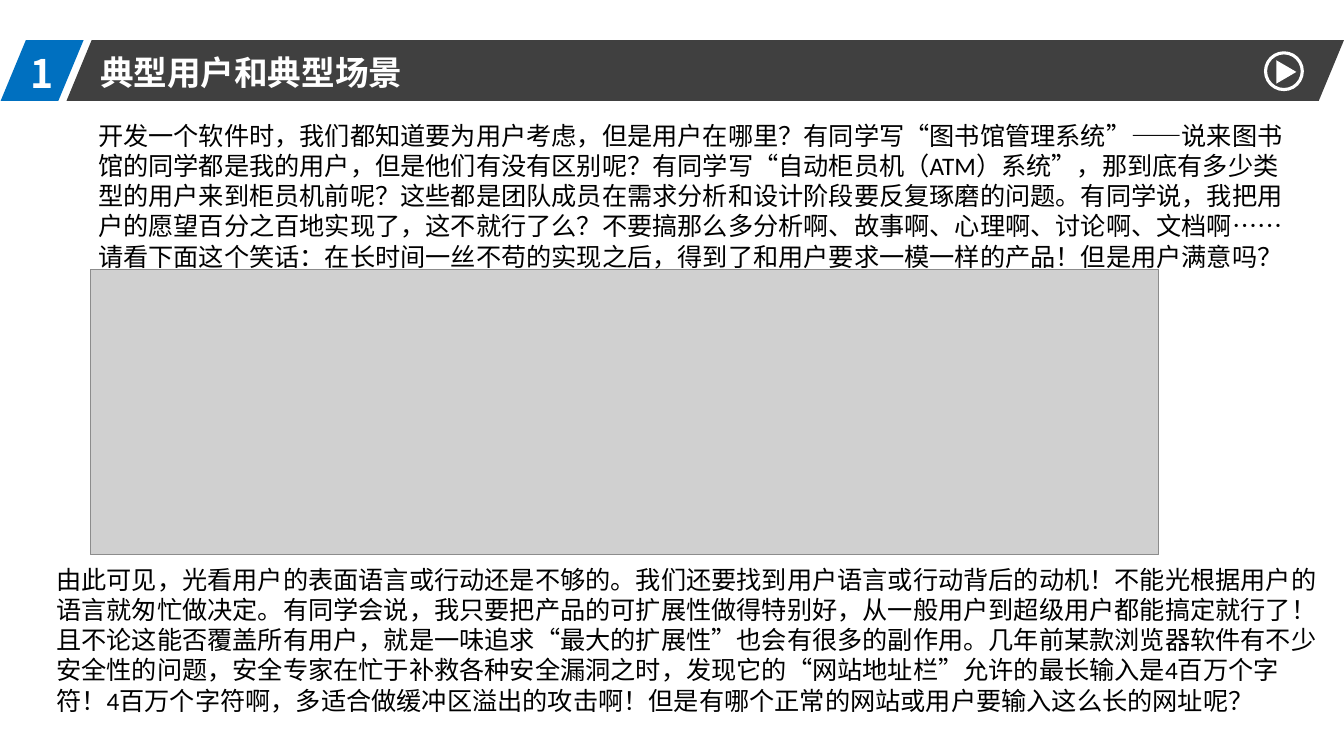
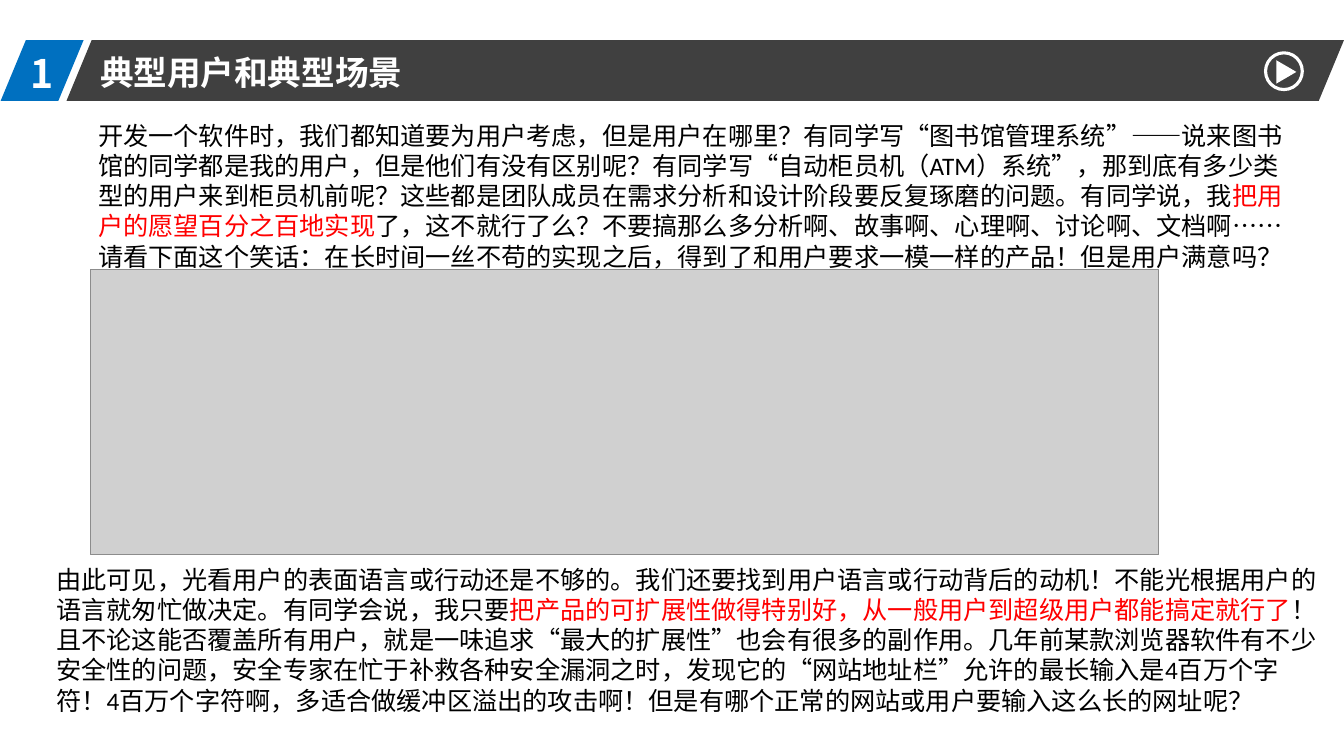
Before and after one commit to xiandairuangong17/CANTool, a slide deck: slide 4 of ppt-resource/xiandairuanjiangongcheng.pptx. Drawn at 1344x756 pixels with LibreOffice and Linux fonts; fonts in the diff are those of the drawing; grey boxes stand for pictures. Boxes give left, top, right and bottom in pixels: in the first picture for what was removed or moved away, otherwise in the second. Text is boxed around its words. In the diff, an @@ line names an element or a change of style, - is before the commit and + after.

```diff
--- a/ppt-resource/xiandairuanjiangongcheng.pptx
+++ b/ppt-resource/xiandairuanjiangongcheng.pptx
@@ text "开发一个软件时，我们都知道要为用户考虑，但是用户在哪里？有同学写“图书馆管理系统”——说来图书馆的同学都是我的用户，但是 ..." at [98, 123, 1282, 272]: text colour #000000 to #FF0000 in "开发一个软件时，我们都知道要为用户考虑，但是用户在哪里？有同学写“图书馆管理系统”——说来图书馆的同学都是我的用户，但是 ..." @@
@@ text "由此可见，光看用户的表面语言或行动还是不够的。我们还要找到用户语言或行动背后的动机！不能光根据用户的语言就匆忙做决定。有 ..." at [56, 567, 1316, 713]: text colour #000000 to #FF0000 in "由此可见，光看用户的表面语言或行动还是不够的。我们还要找到用户语言或行动背后的动机！不能光根据用户的语言就匆忙做决定。有 ..." @@
```
Also in this commit, not shown: 5 other slides changed, 16 slides removed.
